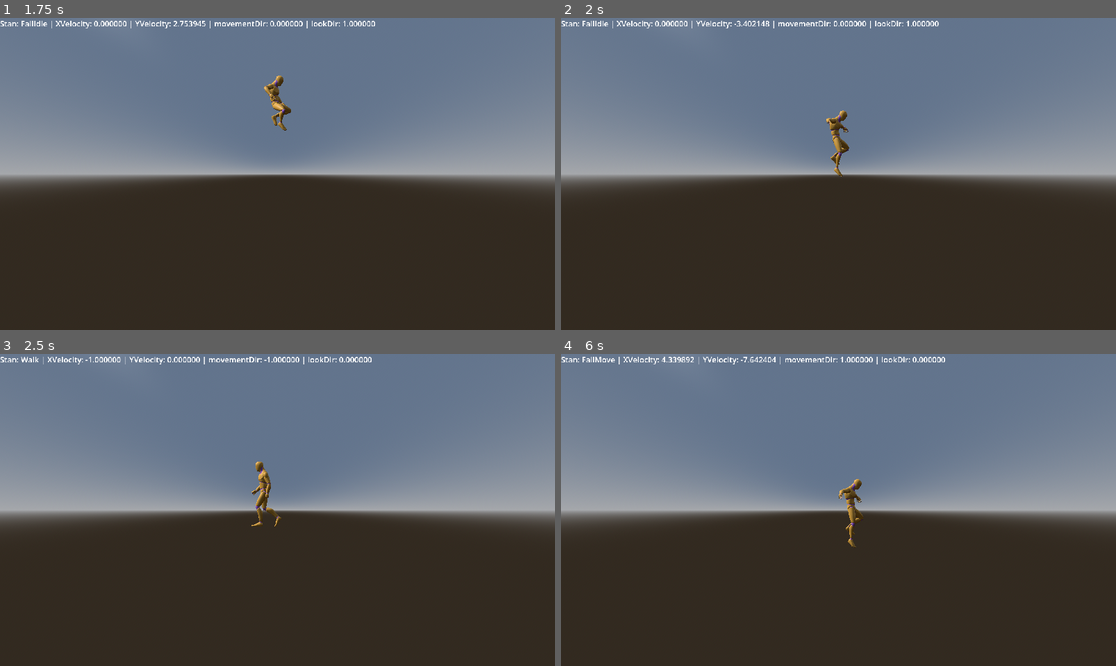
Above: before the commit, frames 1-4 (two rows, left to right).
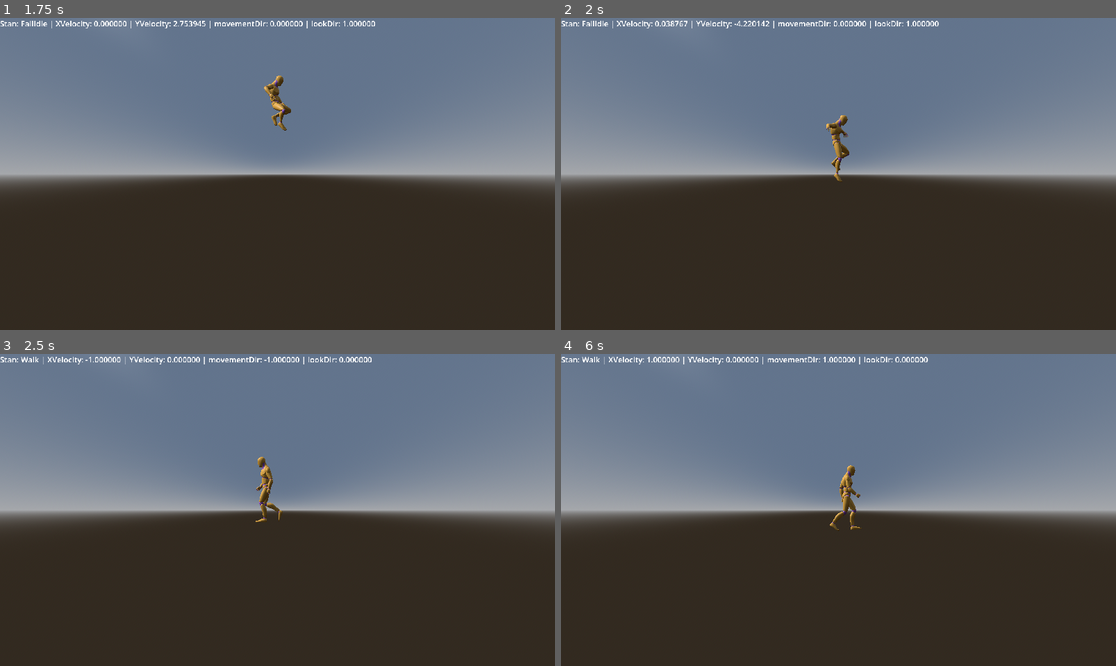
Above: after the commit, the same moments.

Repository: TatusFilipek/GodotTryEndError
Game: Godot game, scene res://scenes/rework3d.tscn
The game is run twice, just before and just after one commit, with the same random seed, the same clock (stepped at 60 frames per second) and the same inputs.
Inputs (mouse positions are in pixels of both pictures, inside the frame that each line leads up to):
- Up to frame 1 (1.75 s): move the mouse to (249, 236) at 0.52 s; hold Ctrl (crouch) 0.53-1.28 s; hold W (moveUp) from 0.53 s (still down); tap Space (jump) at 0.77, 1.52 s; move the mouse to (444, 220) at 1.27 s; tap Q (dash) at 1.35 s
- Up to frame 2 (2 s): keep holding W (moveUp)
- Up to frame 3 (2.5 s): move the mouse to (111, 463) at 2.02 s; release W (moveUp) at 2.03 s; hold A (moveLeft) from 2.03 s (still down); hold Right mouse button (feint) from 2.03 s (still down)
- Up to frame 4 (6 s): move the mouse to (866, 510) at 2.77 s; release Right mouse button (feint) at 2.78 s; click (866, 510) at 2.85 s; tap Space (jump) at 3.02, 3.77, 4.52 s; move the mouse to (755, 432) at 3.52 s; release A (moveLeft) at 3.53 s; hold S (moveDown) 3.53-4.28 s; hold Alt (sprint) 3.53-4.28 s; move the mouse to (960, 494) at 4.27 s; hold D (moveRight) 4.28-5.03 s; tap Ctrl (crouch) at 4.35 s; move the mouse to (727, 525) at 5.02 s; hold W (moveUp) 5.03-5.78 s; tap Q (dash) at 5.1 s; move the mouse to (894, 441) at 5.77 s; hold D (moveRight) from 5.78 s (still down); right-click (894, 441) at 5.85 s

Frame 1 is identical in both runs. In frame 2, 0.5% of the frame differs, in the area x 18-52%, y 0-53%; in frame 3, 0.4%; in frame 4, 1.2%, in the area x 3-70%, y 0-63%.

Commit message:
zadziwiajaco wszystko co zaczolem poprawiac dziala bezproblemowo, teraz sie zastanawiam czy oplaca mi sie robic z wall pull, z wall push oraz z wall touch, nie widzie sensu czemu by to mialo narazie istniec ale mozna dodac dla takiego quality of life

Diff:
--- a/scenes/rework3d.tscn
+++ b/scenes/rework3d.tscn
@@ -20,12 +20,11 @@
 
 [node name="Node3D" type="Node3D" unique_id=1063125]
 
-[node name="Camera3D" type="Camera3D" parent="." unique_id=340789366 node_paths=PackedStringArray("followed")]
+[node name="Camera3D" type="Camera3D" parent="." unique_id=340789366]
 transform = Transform3D(-4.371139e-08, 0, -1, 0, 1, 0, 1, 0, -4.371139e-08, -3.855373, 0.99305046, 0)
 projection = 1
 size = 8.5
 script = ExtResource("2_7qqs3")
-followed = NodePath("")
 
 [node name="WorldEnvironment" type="WorldEnvironment" parent="." unique_id=1832463607]
 environment = SubResource("Environment_nk8v3")
@@ -46,6 +45,13 @@
 transform = Transform3D(1, 0, 0, 0, 1, 0, 0, 0, 1, 2.4917603, -0.26123047, 0)
 shape = SubResource("BoxShape3D_jgfyj")
 
+[node name="StaticBody3D4" type="StaticBody3D" parent="." unique_id=1387203371]
+transform = Transform3D(0.9609083, -0.27686697, 0, 0.27686697, 0.9609083, 0, 0, 0, 1, -2.8761387, 3.7320414, 0)
+
+[node name="CollisionShape3D" type="CollisionShape3D" parent="StaticBody3D4" unique_id=2054066703]
+transform = Transform3D(1, 0, 0, 0, 1, 0, 0, 0, 1, 2.4917603, -0.26123047, 0)
+shape = SubResource("BoxShape3D_jgfyj")
+
 [node name="StaticBody3D3" type="StaticBody3D" parent="." unique_id=610498188]
 transform = Transform3D(1, 0, 0, 0, 1, 0, 0, 0, 1, 7.0018816, 2.5156476, 0)
 
--- a/scripts/3dReworkedScripts/player.gd
+++ b/scripts/3dReworkedScripts/player.gd
@@ -96,7 +96,7 @@
 
 # physics update
 func _physics_process(delta: float) -> void:
-	GetSpriteOrientation()
+	GetSpriteOrientation(delta)
 
 	# CRITICAL 2.5D MECHANIC: Lock Z positioning completely to avoid drifting down or up depth paths
 	velocity.z = 0.0
@@ -135,13 +135,14 @@
 	var lookDirection = Input.get_axis("moveDown", "moveUp")
 	return lookDirection
 
-func GetSpriteOrientation() -> void:
+func GetSpriteOrientation(delta: float) -> void:
 	if isOnGroundFully():
 		# Using Y positions of 3D floor contact raycasts to calculate slope inclination angles
-		spriteRotation = (CheckFloorFront.get_collision_point().y - CheckFloorBack.get_collision_point().y) * .03
-		VisualsNode.rotation.z = spriteRotation * facingDirection
+		spriteRotation = (CheckFloorFront.get_collision_point().y - CheckFloorBack.get_collision_point().y) * -3
+		VisualsNode.rotation.x = spriteRotation
 	else:
-		VisualsNode.rotation.z = 0
+		VisualsNode.rotation.x = 0
+		#in future use tween for smother transition
 
 	if canChangeDir:
 		if MovementDirection() != 0:
--- a/scripts/slide.gd
+++ b/scripts/slide.gd
@@ -22,7 +22,7 @@
 
 	#NOTE: this will need some fixxing or mayve it is all right
 
-	if (1 + core.spriteRotation) >= 1:
+	if (1 - core.spriteRotation) >= 1:
 		core.velocity.x = core.facingDirection * (abs(core.velocity.x) - core.slideVelocityLoss * (1 - core.spriteRotation) * _delta)
 	else:
 		core.velocity.x += core.facingDirection * (core.slideForce * (1 - -1 * core.spriteRotation) - abs(core.velocity.x)) * _delta
